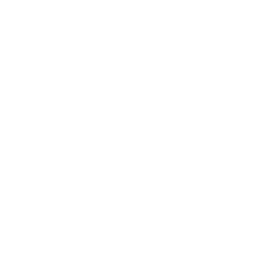
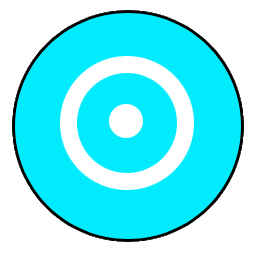
Layers edited between the first and the second 256x256 image:
added layer "Capa 3 copy copia" above "Capa 3 copy" over [12, 10, 244, 242]
